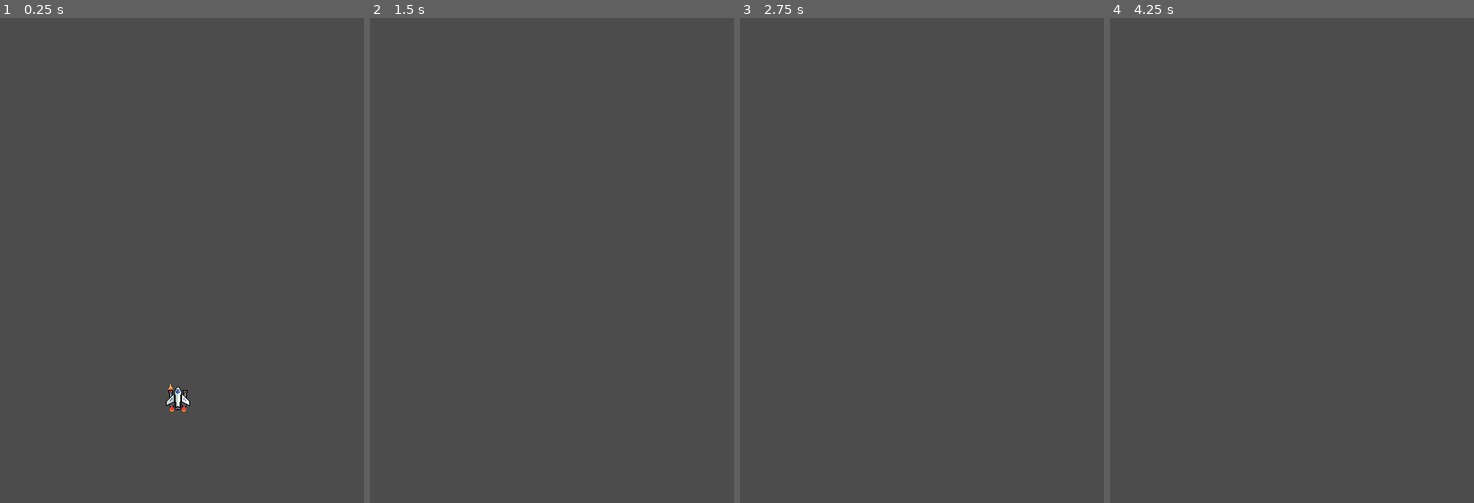
Above: before the commit, frames 1-4 (left to right).
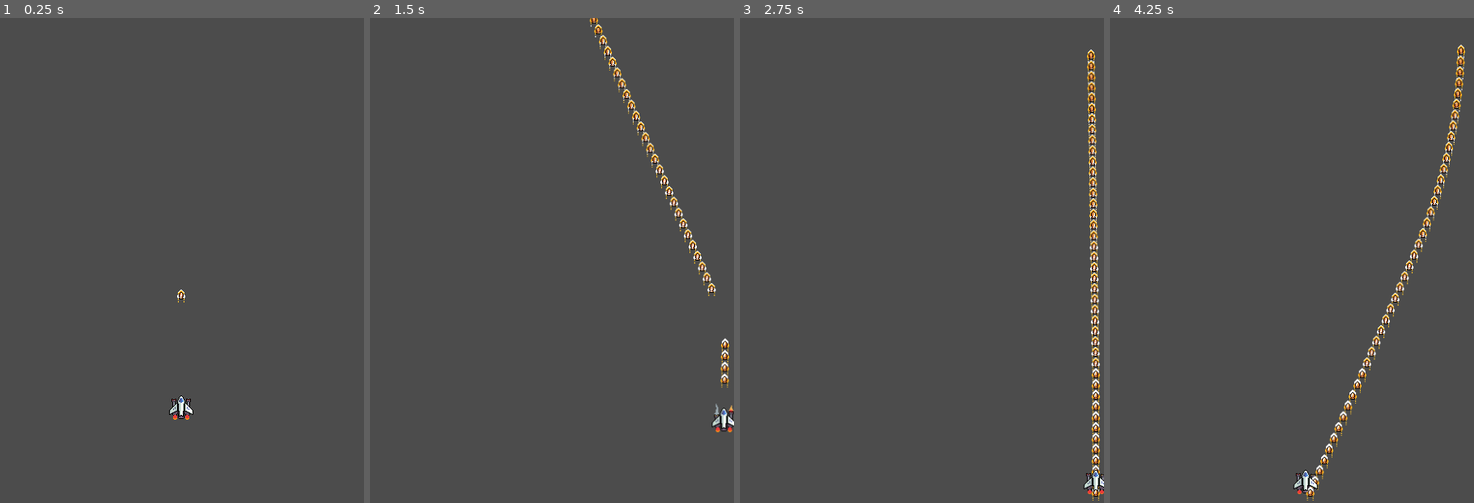
Above: after the commit, the same moments.

Repository: ngophulan456hn/Void-Space-Shooter
Game: Godot game, scene res://Scenes/MainScene.tscn
The game is run twice, just before and just after one commit, with the same random seed, the same clock (stepped at 60 frames per second) and the same inputs.
Inputs:
- Up to frame 1 (0.25 s): no input
- Up to frame 2 (1.5 s): hold Right (ui_right) 0.53-1.28 s; hold S (ui_shoot, bound only after the commit) 0.53-1.28 s; hold Down (ui_down) from 1.28 s (still down); tap S (ui_shoot, bound only after the commit) at 1.35 s
- Up to frame 3 (2.75 s): release Down (ui_down) at 2.03 s; hold Right (ui_right) from 2.03 s (still down); hold S (ui_shoot, bound only after the commit) from 2.03 s (still down)
- Up to frame 4 (4.25 s): release Right (ui_right) at 2.78 s; release S (ui_shoot, bound only after the commit) at 2.78 s; hold A (ui_acceleration, bound only after the commit) 2.78-3.53 s; tap S (ui_shoot, bound only after the commit) at 2.85 s; hold Left (ui_left) from 3.53 s (still down); hold S (ui_shoot, bound only after the commit) from 3.53 s (still down)

The runs differ from the first frame. In frame 1, 0.4% of the frame differs, in the area x 45-54%, y 56-83%; in frame 2, 1.5%; in frame 3, 1.8%; in frame 4, 1.9%, in the area x 50-98%, y 5-100%.

Commit message:
feat: update and add bullet to game

Diff:
--- /dev/null
+++ b/Scenes/Bullet.gd
@@ -0,0 +1,40 @@
+extends Area2D
+
+class_name Bullet
+
+onready var animatedSprite := $AnimatedSprite
+
+enum { MOVE, HIT }
+
+var state = MOVE
+var velocity = Vector2.ZERO
+
+const DAMAGE = 1
+const BULLET_SPEED = 800
+
+func _ready():
+	bullet_effect()
+
+func _physics_process(delta):
+	bullet_effect()
+	match state:
+		MOVE:
+			move_state(delta)
+#		HIT:
+#			hit_state(delta)
+
+func move_state(delta):
+	position.y -= BULLET_SPEED * delta
+	if position.y < 0:
+		queue_free()
+
+func bullet_effect():
+	match Inventory.get_weapon_use():
+		"AutoCannon":
+			animatedSprite.play("AutoCannonBullet")
+		"BigSpaceGun":
+			animatedSprite.play("BigSpaceGun")
+		"Rockets":
+			animatedSprite.play("Rocket")
+		"Zapper":
+			animatedSprite.play("Zapper")
--- /dev/null
+++ b/Scenes/Bullet.tscn
@@ -0,0 +1,168 @@
+[gd_scene load_steps=33 format=2]
+
+[ext_resource path="res://Sprites/Void_MainShip/Main ship weapons/Main ship weapon - Projectile - Rocket.png" type="Texture" id=1]
+[ext_resource path="res://Sprites/Void_MainShip/Main ship weapons/Main ship weapon - Projectile - Zapper.png" type="Texture" id=2]
+[ext_resource path="res://Sprites/Void_MainShip/Main ship weapons/Main ship weapon - Projectile - Auto cannon bullet.png" type="Texture" id=3]
+[ext_resource path="res://Sprites/Void_MainShip/Main ship weapons/Main ship weapon - Projectile - Big Space Gun.png" type="Texture" id=4]
+[ext_resource path="res://Scenes/Bullet.gd" type="Script" id=5]
+
+[sub_resource type="AtlasTexture" id=1]
+flags = 4
+atlas = ExtResource( 3 )
+region = Rect2( 0, 0, 32, 32 )
+
+[sub_resource type="AtlasTexture" id=2]
+flags = 4
+atlas = ExtResource( 3 )
+region = Rect2( 32, 0, 32, 32 )
+
+[sub_resource type="AtlasTexture" id=3]
+flags = 4
+atlas = ExtResource( 3 )
+region = Rect2( 64, 0, 32, 32 )
+
+[sub_resource type="AtlasTexture" id=4]
+flags = 4
+atlas = ExtResource( 3 )
+region = Rect2( 96, 0, 32, 32 )
+
+[sub_resource type="AtlasTexture" id=5]
+flags = 4
+atlas = ExtResource( 4 )
+region = Rect2( 0, 0, 32, 32 )
+
+[sub_resource type="AtlasTexture" id=6]
+flags = 4
+atlas = ExtResource( 4 )
+region = Rect2( 32, 0, 32, 32 )
+
+[sub_resource type="AtlasTexture" id=7]
+flags = 4
+atlas = ExtResource( 4 )
+region = Rect2( 64, 0, 32, 32 )
+
+[sub_resource type="AtlasTexture" id=8]
+flags = 4
+atlas = ExtResource( 4 )
+region = Rect2( 96, 0, 32, 32 )
+
+[sub_resource type="AtlasTexture" id=9]
+flags = 4
+atlas = ExtResource( 4 )
+region = Rect2( 128, 0, 32, 32 )
+
+[sub_resource type="AtlasTexture" id=10]
+flags = 4
+atlas = ExtResource( 4 )
+region = Rect2( 160, 0, 32, 32 )
+
+[sub_resource type="AtlasTexture" id=11]
+flags = 4
+atlas = ExtResource( 4 )
+region = Rect2( 192, 0, 32, 32 )
+
+[sub_resource type="AtlasTexture" id=12]
+flags = 4
+atlas = ExtResource( 4 )
+region = Rect2( 224, 0, 32, 32 )
+
+[sub_resource type="AtlasTexture" id=13]
+flags = 4
+atlas = ExtResource( 4 )
+region = Rect2( 256, 0, 32, 32 )
+
+[sub_resource type="AtlasTexture" id=14]
+flags = 4
+atlas = ExtResource( 4 )
+region = Rect2( 288, 0, 32, 32 )
+
+[sub_resource type="AtlasTexture" id=15]
+flags = 4
+atlas = ExtResource( 1 )
+region = Rect2( 0, 0, 32, 32 )
+
+[sub_resource type="AtlasTexture" id=16]
+flags = 4
+atlas = ExtResource( 1 )
+region = Rect2( 32, 0, 32, 32 )
+
+[sub_resource type="AtlasTexture" id=17]
+flags = 4
+atlas = ExtResource( 1 )
+region = Rect2( 64, 0, 32, 32 )
+
+[sub_resource type="AtlasTexture" id=18]
+flags = 4
+atlas = ExtResource( 2 )
+region = Rect2( 0, 0, 32, 32 )
+
+[sub_resource type="AtlasTexture" id=19]
+flags = 4
+atlas = ExtResource( 2 )
+region = Rect2( 32, 0, 32, 32 )
+
+[sub_resource type="AtlasTexture" id=20]
+flags = 4
+atlas = ExtResource( 2 )
+region = Rect2( 64, 0, 32, 32 )
+
+[sub_resource type="AtlasTexture" id=21]
+flags = 4
+atlas = ExtResource( 2 )
+region = Rect2( 96, 0, 32, 32 )
+
+[sub_resource type="AtlasTexture" id=22]
+flags = 4
+atlas = ExtResource( 2 )
+region = Rect2( 128, 0, 32, 32 )
+
+[sub_resource type="AtlasTexture" id=23]
+flags = 4
+atlas = ExtResource( 2 )
+region = Rect2( 160, 0, 32, 32 )
+
+[sub_resource type="AtlasTexture" id=24]
+flags = 4
+atlas = ExtResource( 2 )
+region = Rect2( 192, 0, 32, 32 )
+
+[sub_resource type="AtlasTexture" id=25]
+flags = 4
+atlas = ExtResource( 2 )
+region = Rect2( 224, 0, 32, 32 )
+
+[sub_resource type="SpriteFrames" id=26]
+animations = [ {
+"frames": [ SubResource( 1 ), SubResource( 2 ), SubResource( 3 ), SubResource( 4 ) ],
+"loop": true,
+"name": "AutoCannonBullet",
+"speed": 5.0
+}, {
+"frames": [ SubResource( 5 ), SubResource( 6 ), SubResource( 7 ), SubResource( 8 ), SubResource( 9 ), SubResource( 10 ), SubResource( 11 ), SubResource( 12 ), SubResource( 13 ), SubResource( 14 ) ],
+"loop": true,
+"name": "BigSpaceGun",
+"speed": 5.0
+}, {
+"frames": [ SubResource( 15 ), SubResource( 16 ), SubResource( 17 ) ],
+"loop": true,
+"name": "Rocket",
+"speed": 5.0
+}, {
+"frames": [ SubResource( 18 ), SubResource( 19 ), SubResource( 20 ), SubResource( 21 ), SubResource( 22 ), SubResource( 23 ), SubResource( 24 ), SubResource( 25 ) ],
+"loop": true,
+"name": "Zapper",
+"speed": 5.0
+} ]
+
+[sub_resource type="RectangleShape2D" id=27]
+extents = Vector2( 8, 8 )
+
+[node name="Bullet" type="Area2D"]
+script = ExtResource( 5 )
+
+[node name="AnimatedSprite" type="AnimatedSprite" parent="."]
+frames = SubResource( 26 )
+animation = "Zapper"
+
+[node name="CollisionShape2D" type="CollisionShape2D" parent="."]
+shape = SubResource( 27 )
--- /dev/null
+++ b/Scenes/Hitbox.gd
@@ -0,0 +1,8 @@
+extends Area2D
+
+func _ready():
+	pass # Replace with function body.
+
+func _on_Hitbox_body_entered(body):
+	if body is Player:
+		body.player_die()
--- /dev/null
+++ b/Scenes/Hitbox.tscn
@@ -0,0 +1,8 @@
+[gd_scene load_steps=2 format=2]
+
+[ext_resource path="res://Scenes/Hitbox.gd" type="Script" id=1]
+
+[node name="Hitbox" type="Area2D"]
+script = ExtResource( 1 )
+
+[node name="CollisionShape2D" type="CollisionShape2D" parent="."]
--- a/Scenes/MainScene.tscn
+++ b/Scenes/MainScene.tscn
@@ -1,11 +1,15 @@
-[gd_scene load_steps=2 format=2]
+[gd_scene load_steps=3 format=2]
 
 [ext_resource path="res://Scenes/Player.tscn" type="PackedScene" id=1]
+[ext_resource path="res://Scenes/Bullet.tscn" type="PackedScene" id=2]
 
 [node name="MainScene" type="Node2D"]
 
 [node name="Player" parent="." instance=ExtResource( 1 )]
-position = Vector2( 220, 485 )
+position = Vector2( 224, 496 )
+
+[node name="Bullet" parent="." instance=ExtResource( 2 )]
+position = Vector2( 224, 544 )
 
 [node name="SoundEffects" type="AudioStreamPlayer2D" parent="."]
 bus = "SFX"
--- a/Scenes/Player.gd
+++ b/Scenes/Player.gd
@@ -1,4 +1,8 @@
 extends KinematicBody2D
+
+class_name Player
+
+const Bullet = preload("res://Scenes/Bullet.tscn")
 
 onready var base := $Bases
 onready var weapons := $Bases/Weapons
@@ -7,54 +11,155 @@
 onready var shields := $Bases/Shields
 onready var hurtBox := $Hurtbox
 onready var timer := $Timer
+onready var collisionShape2D := $CollisionShape2D
 
 enum { MOVE, POWERING }
 
 var state = MOVE
-var engnieUse = "Base"
-var weaponUse = "AutoCannon"
 var velocity = Vector2.ZERO
+var weapon_animation_finished = true
 
 const MAX_HEALTH = 4
-const MAX_SPEED = 500
+const MAX_SPEED = 350
+const ACCELERATION_TIME = 2
 const ACCELERATION = 1000
 const FRICTION = 5000
 
 func _ready():
 	base.play("FullHearth")
-	weapons.play("AutoCannon")
-	weapons.frame = 0
-	engines.play("Base")
-	engineEffects.play("BaseEngineIdle")
 	shields.visible = false
+	Stats.connect("no_health", self, "_on_no_health")
+	Stats.connect("health_changed", self, "_on_health_changed")
+	Stats.set_max_health(MAX_HEALTH)
+	Stats.set_spawn_position(self.global_position)
+	Inventory.connect("engnie_changed", self, "_on_engnie_changed")
+	Inventory.connect("weapon_changed", self, "_on_weapon_changed")
+	engineEffects.speed_scale = ACCELERATION_TIME
+#	_on_engnie_changed()
+#	_on_weapon_changed()
+	engien_effect()
 
 func  _physics_process(delta):
-	match state:
-		MOVE:
-			move_state(delta)
-#		POWERING:
-#			powering_state(delta)
-
-func move_state(delta):
 	var input = Vector2.ZERO
 	input.x = Input.get_axis("ui_left", "ui_right")
 	input.y = Input.get_axis("ui_up", "ui_down")
+	input = input.normalized()
 
+	if Input.is_action_pressed("ui_acceleration"):
+		state = POWERING
+
+	if Input.is_action_pressed("ui_shoot"):
+		spawn_bullet()
+		_on_weapon_changed()
+
+	match state:
+		MOVE:
+			move_state(input, delta)
+		POWERING:
+			powering_state(input, delta)
+
+	limit_movement()
+	engien_effect()
+	velocity = move_and_slide(velocity)
+
+func move_state(input,delta):
 	if input != Vector2.ZERO:
-		engien_effect()
 		velocity = velocity.move_toward(input * MAX_SPEED, ACCELERATION * delta)
 	else:
 		velocity = velocity.move_toward(Vector2.ZERO, FRICTION * delta)
 
-	engien_effect()
-	velocity = move_and_slide(velocity)
+func powering_state(input,delta):
+	if input != Vector2.ZERO:
+		velocity = velocity.move_toward(input * MAX_SPEED * ACCELERATION_TIME, ACCELERATION * ACCELERATION_TIME * delta)
+	else:
+		velocity = velocity.move_toward(Vector2.ZERO, FRICTION * delta)
+
+	if Input.is_action_just_released("ui_acceleration"):
+		state = MOVE
+
+func limit_movement():
+	var playerSize = collisionShape2D.shape.extents
+	var screenSize := get_viewport_rect()
+	self.global_position.x = clamp(self.global_position.x, 0 + playerSize.x, screenSize.size.x - playerSize.x)
+	self.global_position.y = clamp(self.global_position.y, 0 + playerSize.y * 2, screenSize.size.y - playerSize.y)
 
 func engien_effect():
 	if state == MOVE:
-		match engnieUse:
+		match Inventory.engnieUse:
 			"Base":
 				engineEffects.play("BaseEngineIdle")
+			"BigPulse":
+				engineEffects.play("BigPulseIdle")
+			"Burst":
+				engineEffects.play("BurstEngineIdle")
+			"Supercharged":
+				engineEffects.play("SuperchargedIdle")
 	elif state == POWERING:
-		match engnieUse:
+		match Inventory.engnieUse:
 			"Base":
 				engineEffects.play("BaseEnginePowering")
+			"BigPulse":
+				engineEffects.play("BigPulsePowering")
+			"Burst":
+				engineEffects.play("BurstEnginePowering")
+			"Supercharged":
+				engineEffects.play("SuperchargedPowering")
+
+func ship_condition():
+	match Stats.get_health():
+		4:
+			base.play("FullHearth")
+		3:
+			base.play("SlightDamage")
+		2:
+			base.play("Damaged")
+		1:
+			base.play("VeryDamaged")
+
+func _on_Hurtbox_area_entered(area):
+	print("_on_Hurtbox_area_entered")
+	#Stats.set_health(Stats.get_health() - 1)
+	hurtBox.start_invincibility(0.6)
+
+func _on_no_health():
+	self.global_position = Stats.get_spawn_position()
+	Stats.set_max_health(Stats.get_max_health())
+	Stats.set_health(Stats.get_max_health())
+
+func _on_health_changed():
+	ship_condition()
+
+func _on_engnie_changed():
+	match Inventory.get_engnie_use():
+		"Base":
+			engines.play("Base")
+		"BigPulse":
+			engines.play("BigPulse")
+		"Burst":
+			engines.play("Burst")
+		"Supercharged":
+			engines.play("Supercharged")
+
+func _on_weapon_changed():
+	if weapon_animation_finished:
+		match Inventory.get_weapon_use():
+			"AutoCannon":
+				weapons.play("AutoCannon")
+			"BigSpaceGun":
+				weapons.play("BigSpaceGun")
+			"Rockets":
+				weapons.play("Rockets")
+			"Zapper":
+				weapons.play("Zapper")
+		weapon_animation_finished = false
+
+func spawn_bullet():
+	var bullet = Bullet.instance()
+	bullet.global_position = self.global_position
+	get_parent().add_child(bullet)
+
+
+func _on_Weapons_animation_finished():
+	weapon_animation_finished = true
+	weapons.frame = 0
+	weapons.playing = false
--- a/Scenes/Player.tscn
+++ b/Scenes/Player.tscn
@@ -841,6 +841,7 @@
 z_index = -1
 frames = SubResource( 61 )
 animation = "AutoCannon"
+speed_scale = 2.0
 
 [node name="Engines" type="AnimatedSprite" parent="Bases"]
 position = Vector2( 0, 5 )
@@ -861,10 +862,13 @@
 [node name="CollisionShape2D" parent="Hurtbox" index="0"]
 shape = SubResource( 143 )
 
-[node name="CollisionShape2D2" type="CollisionShape2D" parent="."]
+[node name="CollisionShape2D" type="CollisionShape2D" parent="."]
 position = Vector2( 0, -12 )
 shape = SubResource( 6 )
 
 [node name="Timer" type="Timer" parent="."]
 
+[connection signal="animation_finished" from="Bases/Weapons" to="." method="_on_Weapons_animation_finished"]
+[connection signal="area_entered" from="Hurtbox" to="." method="_on_Hurtbox_area_entered"]
+
 [editable path="Hurtbox"]
--- /dev/null
+++ b/Scripts/Inventory.gd
@@ -0,0 +1,21 @@
+extends Node
+
+var engnieUse = "Base" setget set_engnie_use, get_engnie_use
+var weaponUse = "AutoCannon" setget set_weapon_use, get_weapon_use
+
+signal engnie_changed
+signal weapon_changed
+
+func set_engnie_use(engnie: String):
+	engnieUse = engnie
+	emit_signal("engnie_changed")
+
+func get_engnie_use() -> String:
+	return engnieUse
+
+func set_weapon_use(weapon: String):
+	weaponUse = weapon
+	emit_signal("weapon_changed")
+
+func get_weapon_use() -> String:
+	return weaponUse
--- /dev/null
+++ b/Scripts/Stats.gd
@@ -0,0 +1,32 @@
+extends Node
+
+var max_health = 4 setget set_max_health, get_max_health
+var spawn_position = Vector2.ZERO setget set_spawn_position, get_spawn_position
+
+onready var health = max_health setget set_health, get_health
+
+signal no_health
+signal health_changed
+signal max_health_changed(value)
+
+func set_health(value: int):
+	health = clamp(value, 0, max_health)
+	emit_signal("health_changed")
+	if health <= 0:
+		emit_signal("no_health")
+
+func get_health() -> int:
+	return health
+
+func set_max_health(value: int):
+	max_health = max(value, 1)
+	emit_signal("max_health_changed", max_health)
+
+func get_max_health() -> int:
+	return max_health
+
+func set_spawn_position(location: Vector2):
+	spawn_position = location
+
+func get_spawn_position():
+	return spawn_position
--- a/project.godot
+++ b/project.godot
@@ -8,17 +8,51 @@
 
 config_version=4
 
+_global_script_classes=[ {
+"base": "Area2D",
+"class": "Bullet",
+"language": "GDScript",
+"path": "res://Scenes/Bullet.gd"
+}, {
+"base": "KinematicBody2D",
+"class": "Player",
+"language": "GDScript",
+"path": "res://Scenes/Player.gd"
+} ]
+_global_script_class_icons={
+"Bullet": "",
+"Player": ""
+}
+
 [application]
 
 config/name="Void Space Shooter"
 run/main_scene="res://Scenes/MainScene.tscn"
 config/icon="res://icon.png"
 
+[autoload]
+
+Stats="*res://Scripts/Stats.gd"
+Inventory="*res://Scripts/Inventory.gd"
+
 [display]
 
 window/size/width=450
 window/stretch/mode="2d"
 window/stretch/aspect="keep"
+
+[input]
+
+ui_acceleration={
+"deadzone": 0.5,
+"events": [ Object(InputEventKey,"resource_local_to_scene":false,"resource_name":"","device":0,"alt":false,"shift":false,"control":false,"meta":false,"command":false,"pressed":false,"scancode":0,"physical_scancode":65,"unicode":0,"echo":false,"script":null)
+ ]
+}
+ui_shoot={
+"deadzone": 0.5,
+"events": [ Object(InputEventKey,"resource_local_to_scene":false,"resource_name":"","device":0,"alt":false,"shift":false,"control":false,"meta":false,"command":false,"pressed":false,"scancode":0,"physical_scancode":83,"unicode":0,"echo":false,"script":null)
+ ]
+}
 
 [physics]
 
Not shown, changed: .gitignore
